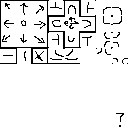
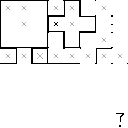
Layers edited between the first and the second w=128, h=128 image:
hid "Paint Layer 1" (1st of 2), painted on it over [left=2, top=2, right=128, bottom=64]
added layer "Paint Layer 2" above "Paint Layer 1" over [left=2, top=2, right=128, bottom=64]
painted on "Paint Layer 1" (2nd of 2) over [left=2, top=2, right=128, bottom=64]
